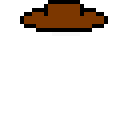
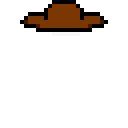
Layers edited between the first and the second 128x128 image:
painted on "hat_v" over left=20, top=0, right=108, bottom=28
